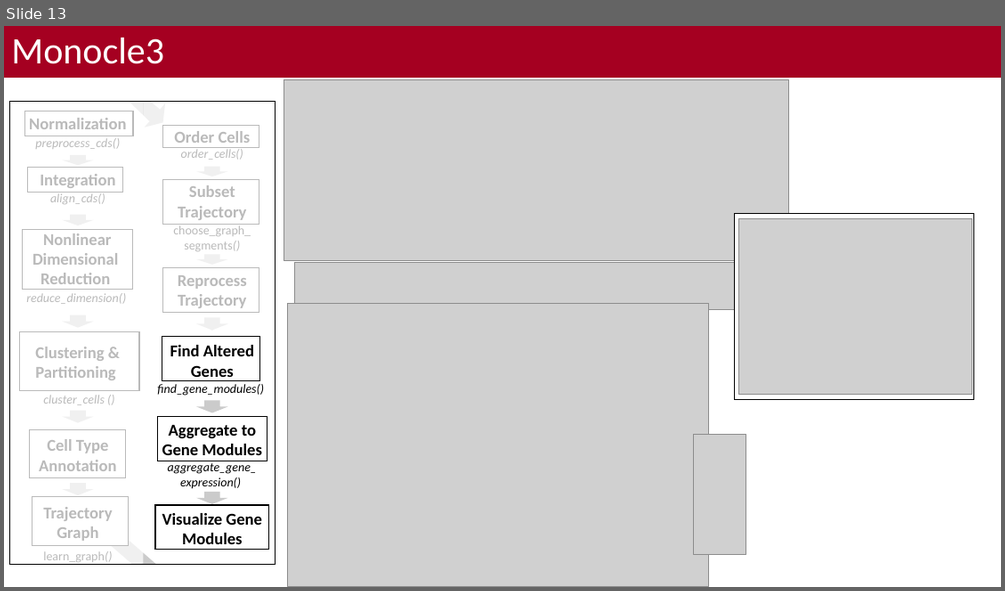
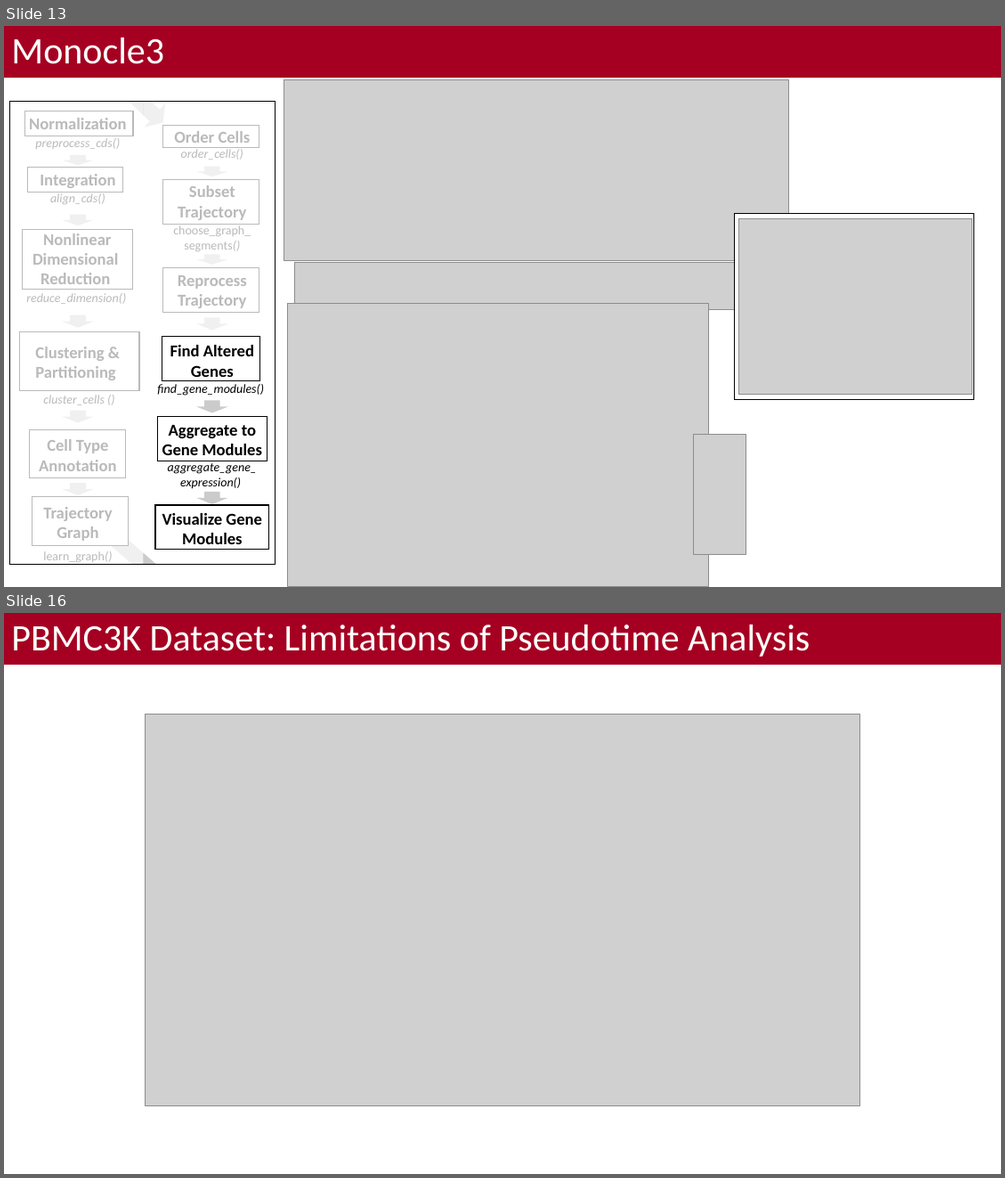
Before and after one commit to bacorli2/scrna_workshop, a slide deck: M6_Monocle_Pseudotime/M5_Monocle_Timeseries.pptx. Shown one above the other, each under a label of ours: slide 13 before the commit, slides 13 and 16 after it; the slides between them are not shown. The pictures are 1005x591 and 1005x1178 pixels, drawn with LibreOffice and Linux fonts; fonts in the diff are those of the drawing; grey boxes stand for pictures; background and template pictures are left out. Boxes give left, top, right and bottom in pixels: in the first picture for what was removed or moved away, otherwise in the second. Text is boxed around its words. In the diff, an @@ line names an element or a change of style, - is before the commit and + after.

```diff
--- a/M6_Monocle_Pseudotime/M5_Monocle_Timeseries.pptx
+++ b/M6_Monocle_Pseudotime/M5_Monocle_Timeseries.pptx
@@ slide 16 added at bbox=[4, 613, 1001, 1174], background #FFFFFF; not listed: 1 template element that a slide beside it also shows @@
@@ title added at bbox=[4, 613, 1001, 665], fill #A50021, 36 pt, text #FFFFFF @@
+PBMC3K Dataset: Limitations of Pseudotime Analysis
@@ picture added at bbox=[145, 714, 860, 1106] @@
```
Also in this commit, not shown: 7 slides changed, 2 other slides added, 1 slide removed, 1 other file.
